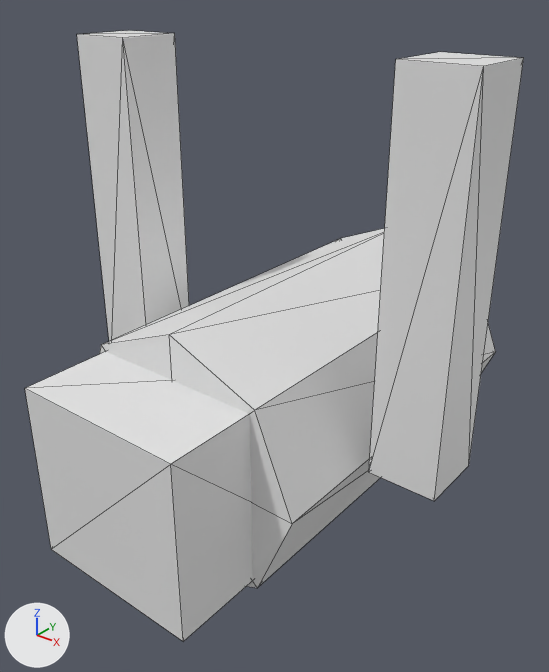
The OBJ model assets/models/zombie.obj as it was, and as the next commit left it.
One viewpoint serves both versions: a 50 mm lens placed at (0.977, -2.1, 0.933), pointed at (0.007, -0.887, 0.181). The axes (+X, +Y, +Z) are drawn at lower left. The lights are the same throughout. The picture after the commit comes second. Mesh edges are drawn as thin lines. Where no turn or scale is listed for an object, it has been applied to the vertices.

The first picture shows 'zombie'.
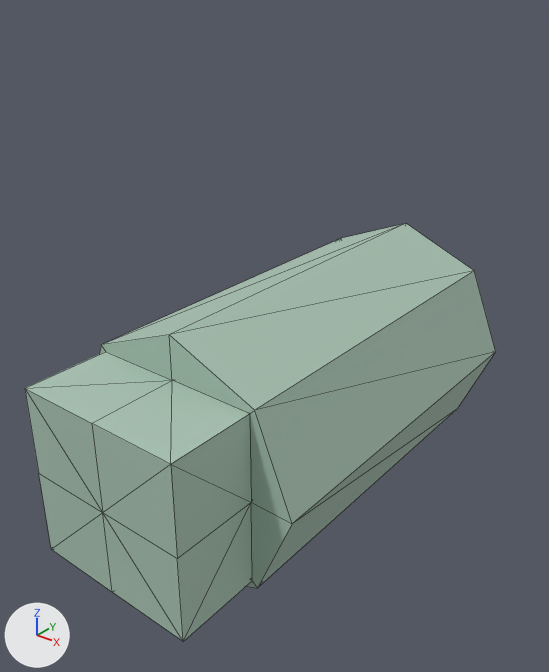
What the commit changed:
Material 'zombie_mat' (mat_zombie_mat) is new.
Its base color is (0.4, 0.55, 0.45) (light grey #aac4b3).
Its roughness is 0.613.
me_zombie is used by ob_zombie; location (0.0, 0.0, 0.0).
me_zombie had 42 vertices, 68 faces and spanned x -0.475..0.475, y -1.4..-0.3, z -0.3..0.8.
me_zombie now has 44 vertices, 80 faces and spans x -0.3..0.3, y -1.4..-0.3, z -0.3..0.3.
me_zombie part 1: the loose piece of 8 vertices spanning x -0.475..-0.325, y -0.975..-0.825, z 0.0..0.8 is deleted.
me_zombie part 2: the loose piece of 8 vertices spanning x 0.325..0.475, y -0.975..-0.825, z 0.0..0.8 is deleted.
Part 3, on me_zombie:
12 faces are deleted.
4 vertices are added at (0.0, -1.0, -0.2), (0.0, -1.0, 0.2), (0.0, -1.4, -0.2), (0.0, -1.4, 0.2).
6 new vertices lie (0.0, 0.0, 0.2) away from vertices in x -0.2..0.2, y -1.4..-1.0, z -0.2.
8 new vertices lie (0.0, -0.2, 0.0) away from vertices in x -0.2..0.2, y -1.0, z -0.2..0.2.
48 new faces join them.
me_zombie part 4: 32 faces spanning x -0.3..0.3, y -1.2..-0.3, z -0.3..0.3 switch from no material to mat_zombie_mat (light grey #aac4b3).

Where the change shows, as pixel boxes (x1, y1, x2, y2) in the pictures (549 x 672 px):
'zombie', reshaped (32% shorter): before (25, 30, 523, 641); after (25, 223, 496, 641)
part 1 of me_zombie, deleted: before (77, 30, 189, 341)
part 2 of me_zombie, deleted: before (369, 52, 523, 501)
part 3 of me_zombie, reshaped: (25, 352, 252, 641) in both
part 4 of me_zombie, recoloured (white to light grey): (99, 228, 496, 588) in both
